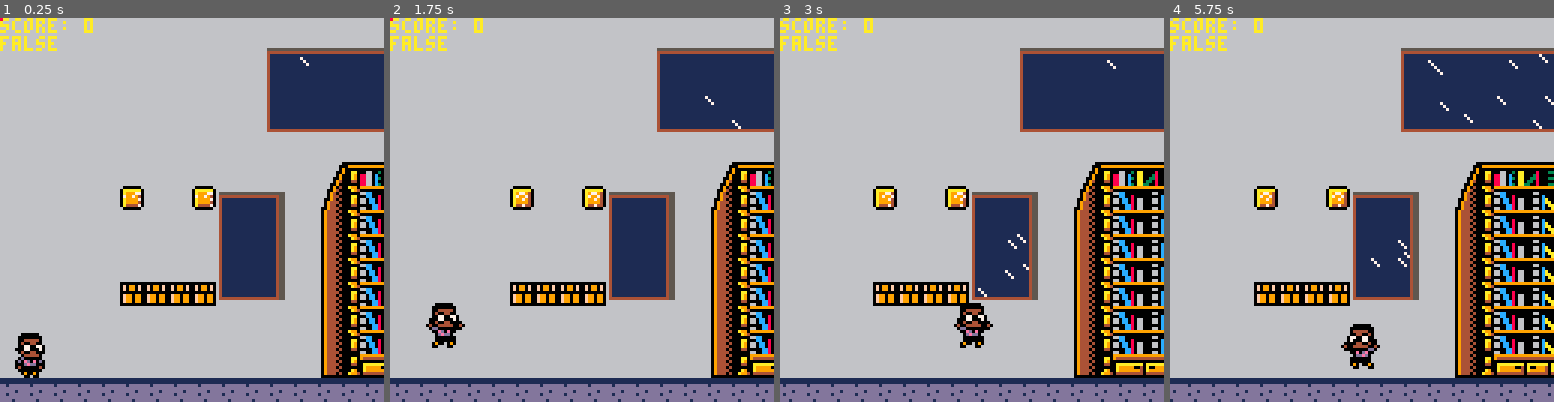
Above: before the commit, frames 1-4 (left to right).
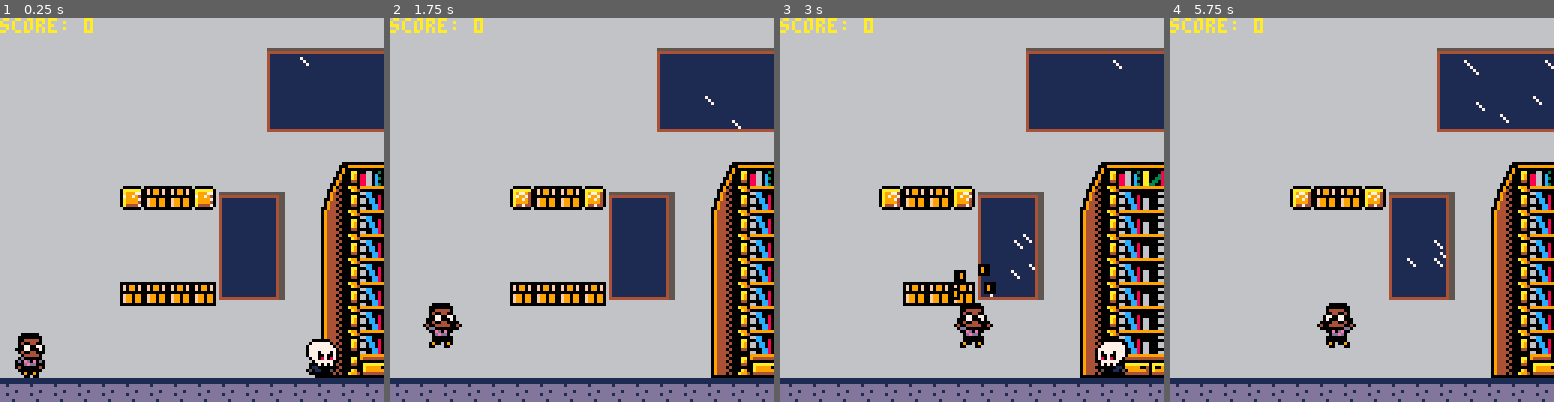
Above: after the commit, the same moments.

Repository: cwrightlibrary/pico-8
Game: PICO-8 cartridge library_game/carts/library-game.p8
The game is run twice, just before and just after one commit, with the same random seed, the same clock (stepped at 60 frames per second) and the same inputs.
Inputs:
- Up to frame 1 (0.25 s): no input
- Up to frame 2 (1.75 s): tap X (X key) at 0.33, 1.07 s; tap O (Z key) at 0.7, 1.7 s; hold Right from 1.6 s (still down)
- Up to frame 3 (3 s): tap X (X key) at 1.85, 2.97 s; release Right at 2.1 s; tap O (Z key) at 2.1, 2.5, 2.9 s; hold Right from 2.47 s (still down)
- Up to frame 4 (5.75 s): release Right at 3.03 s; hold Left 3.08-3.58 s; tap O (Z key) every 0.4 s from 3.3 to 5.7 s; hold Right 4.02-4.68 s; tap X (X key) at 4.08, 5.2 s; hold Left 5.08-5.68 s

The runs differ from the first frame. In frame 1, 1.7% of the frame differs, in the area x 0-89%, y 0-94%; in frame 2, 1.5%; in frame 3, 14%; in frame 4, 24%, in the area x 0-100%, y 4-100%.

Commit message:
Add files via upload

Diff:
--- a/library_game/carts/library-game.p8
+++ b/library_game/carts/library-game.p8
@@ -25,8 +25,28 @@
 
  cam_x=0
  map_start=0
- map_end=1024
+ map_end=340
+ map_end_full=1024
  success=false
+ brick_break=false
+ broken={
+  ceil_x=false,
+  flr_x=false,
+  sp=156,
+  x1=0,
+  x2=0,
+  x3=0,
+  x4=0,
+  y=0,
+  dx1=0,
+  dx2=0,
+  dy=0,
+  max_dx=2,
+  max_dy=3,
+  boost=-2,
+  spawn=false,
+  spawned=true
+ }
 end
 
 function _update60()
@@ -47,16 +67,74 @@
  rain_draw()
  map(0,0)
  fix_platform()
- rectfill(rx1,ry1,rx2,ry2,8)
- add_coin()
- add_brick_coin()
  add_q_brick()
  add_p_brick()
  add_sk()
  add_sk_small()
+ add_coin()
+ add_brick_coin()
  p_draw()
  print('score: '..p.score,cam_x,0,10)
- print(success)
+ break_brick()
+end
+
+function break_brick()
+ if brick_break then
+  local clx=ceil(p.x/8)
+  local fly=flr(p.y/8)
+  local flx=flr(p.x/8)
+  local cly=ceil(p.y/8)
+  if broken.ceil_x then
+   mset(clx,fly,128)
+   broken.ceil_x=false
+  end
+  if broken.flr_x then
+   mset(flx,fly,128)
+   broken.flr_x=false
+  end
+  broken.x1=p.x
+  broken.x2=p.x+8
+  broken.x3=p.x-2
+  broken.x4=p.x+10
+  broken.y=p.y
+  broken.dx=0
+  broken.dy=0
+  broken.spawn=true
+  broken.spawned=true
+  brick_break=false
+ end
+ if broken.spawn then
+  spr(broken.sp,broken.x1,broken.y-13,1,1,false,false)
+  spr(broken.sp,broken.x2,broken.y-15,1,1,true,false)
+  spr(broken.sp,broken.x3,broken.y-7,1,1,false,false)
+  spr(broken.sp,broken.x4,broken.y-9,1,1,true,false)
+  broken.dy+=gravity
+  if broken.spawned then
+   broken.dy=broken.boost
+   broken.dx1=broken.boost/1.2
+   broken.dx2=-broken.boost/1.2
+   broken.spawned=false
+  end
+  if broken.dy>0 then
+   limit_speed(broken.dy,broken.max_dy)
+  end
+  if broken.y>150 then
+   broken.spawn=false
+  end
+ end
+ broken.dx1/=1.2
+ broken.dx2/=1.2
+ if broken.dx1<0 then
+  limit_speed(broken.dx1,broken.max_dx)
+ end
+ if broken.dx2>0 then
+  limit_speed(broken.dx2,broken.max_dx)
+ end
+ broken.x1+=broken.dx1
+ broken.x2+=broken.dx2
+ broken.x3+=broken.dx1
+ broken.x4+=broken.dx2
+ broken.y+=broken.dy
 end
 -->8
 --player
@@ -80,7 +158,7 @@
   falling=false,
   looper=false,
   waiting=0,
-  acc=.25,
+  acc=.22,
   boost=2,
   higher_boost=.75,
   jump_hold=0,
@@ -170,13 +248,34 @@
  --up
  elseif p.dy<0 then
   p.jumping=true
-  if map_collision(p,'up',0) then
+  if map_collision(p,'up',0)
+  and not map_collision(p,'up',7) then
    sfx(3)
    p.dy=0
   end
   if map_collision(p,'up',7) then
-   local cx=ceil(p.x/8)
-   local cy=flr(p.y/8)
+   local clx=ceil(p.x/8)
+   local fly=flr(p.y/8)
+   local flx=flr(p.x/8)
+   local cly=ceil(p.y/8)
+
+   if (mget(clx,fly)==144
+   and mget(flx,fly)==144)
+   or (mget(clx,fly)==144
+   and mget(flx,fly)!=144) then
+    broken.ceil_x=true
+    brick_break=true
+    sfx(-1,2)
+    sfx(5,2)
+    p.dy=0
+   elseif mget(flx,fly)==144
+   and mget(clx,fly)!=144 then
+    broken.flr_x=true
+    brick_break=true
+    sfx(-1,2)
+    sfx(5,2)
+    p.dy=0
+   end
   end
  end
  --left
@@ -206,8 +305,8 @@
  --limit to map
  if p.x<0 then
   p.x=0
- elseif p.x>1010 then
-  p.x=1010
+ elseif p.x>451 then
+  p.x=451
  end
 end
 
@@ -279,20 +378,34 @@
     end
    end
    if sk.is_waiting then
-    sk.flp=true
-    sk.dx-=.04
-    sk.switch=not sk.switch
+    if not sk.hit then
+     sk.flp=true
+     sk.dx-=.04
+     sk.switch=not sk.switch
+    end
    else
-    sk.flp=false
-    sk.dx+=.04
-    sk.switch=not sk.switch
+    if not sk.hit then
+     sk.flp=false
+     sk.dx+=.04
+     sk.switch=not sk.switch
+    end
    end
    if sk.dx>0
    or sk.dx<0 then
     sk.dx=limit_speed(sk.dx,sk.max_dx)
    end
+   if sk.hit then
+    sk.dx=0
+    if not sk.added_coin then
+     add_object('coin',sk.x/8,sk.y/8-2.5,8,8)
+     sfx(6)
+     sk.added_coin=true
+    end
+   end
    sk.x+=sk.dx
-   if object_collide(p.x+3,p.y+1,p.x+3+p.w-6,p.y+1+p.h-1,sk.x+3,sk.y+3,sk.x+3+sk.w-6,sk.y+3+sk.h-3) then
+   if object_collide(p.x+3,p.y+p.h,p.x+3+p.w-6,p.y+p.h+1,sk.x+1,sk.y+2,sk.x+1+sk.w-2,sk.y+3)
+   and not p.jumping
+   and p.falling then
     if sk.hit==false then
      sk.hit=true
     end
@@ -305,7 +418,8 @@
  if #sk_index!=0 then
   for sk in all(sk_index) do
    if time()-sk.anim>.1
-   and abs(sk.dx)>.16 then
+   and abs(sk.dx)>.16
+   and not sk.hit then
     sk.anim=time()
     if sk.sp==64 then
      sk.forward=not sk.forward
@@ -318,6 +432,8 @@
     else
      sk.sp-=2
     end
+   elseif sk.hit then
+    sk.sp=100
    end
   end
  end
@@ -349,20 +465,35 @@
     end
    end
    if sk_small.is_waiting then
-    sk_small.flp=true
-    sk_small.dx-=.025
-    sk_small.switch=not sk_small.switch
+    if not sk_small.hit then
+     sk_small.flp=true
+     sk_small.dx-=.025
+     sk_small.switch=not sk_small.switch
+    end
    else
-    sk_small.flp=false
-    sk_small.dx+=.025
-    sk_small.switch=not sk_small.switch
+    if not sk_small.hit then
+     sk_small.flp=false
+     sk_small.dx+=.025
+     sk_small.switch=not sk_small.switch
+    end
    end
    if sk_small.dx>0
    or sk_small.dx<0 then
     sk_small.dx=limit_speed(sk_small.dx,sk_small.max_dx)
    end
+   if sk_small.hit then
+    sk_small.dx=0
+    if not sk_small.added_coin then
+     add_object('coin',sk_small.x/8,sk_small.y/8-3.5,8,8)
+     sfx(6)
+     sk_small.added_coin=true
+    end
+   end
    sk_small.x+=sk_small.dx
-   if object_collide(p.x+3,p.y+1,p.x+3+p.w-6,p.y+1+p.h-1,sk_small.x+3,sk_small.y+3,sk_small.x+3+sk_small.w-6,sk_small.y+3+sk_small.h-3) then
+   if object_collide(p.x+3,p.y+p.h,p.x+3+p.w-6,p.y+p.h+1,sk_small.x+3,sk_small.y,sk_small.x+1+sk_small.w-3,sk_small.y+1)
+   and not p.jumping
+   and p.falling
+    then
     if sk_small.hit==false then
      sk_small.hit=true
     end
@@ -375,7 +506,8 @@
  if #sk_small_index!=0 then
   for sk_small in all(sk_small_index) do
    if time()-sk_small.anim>.1
-   and abs(sk_small.dx)>.16 then
+   and abs(sk_small.dx)>.16
+   and not sk_small.hit then
     sk_small.anim=time()
     if sk_small.sp==96 then
      sk_small.forward=not sk_small.forward
@@ -388,6 +520,8 @@
     else
      sk_small.sp-=1
     end
+   elseif sk_small.hit then
+    sk_small.sp=112
    end
   end
  end
@@ -524,10 +658,10 @@
     q_brick.sp=155
    end
    --update
-   if object_collide(p.x,p.y+1,p.x+p.w,p.y+1+p.h-2,q_brick.x,(q_brick.y)+8,q_brick.x+q_brick.w,(q_brick.y)+9)
+   if object_collide(p.x+7,p.y+1,p.x+p.w-7,p.y+1+p.h-2,q_brick.x,(q_brick.y)+8,q_brick.x+q_brick.w,(q_brick.y)+9)
    and (p.jumping or p.dy<0)
    and q_brick.start then
-    sfx(3)
+    sfx(2)
     q_brick.hit=true
     p.dy=0
     p.y+=1
@@ -535,7 +669,6 @@
    brick_hit_move(q_brick)
    if q_brick.hit and not q_brick.added_coin then
     add_object('coin',q_brick.x/8,q_brick.y/8-1.5,8,8)
-    success=true
     q_brick.added_coin=true
    end
   end
@@ -730,7 +863,8 @@
    falling=false,
    landed=true,
    boost=3,
-   hit=false
+   hit=false,
+   added_coin=false
   }
   add(sk_index,sk)
  elseif obj_name=='sk_small' then
@@ -755,7 +889,8 @@
    falling=false,
    landed=true,
    boost=3,
-   hit=false
+   hit=false,
+   added_coin=false
   }
   add(sk_small_index,sk_small)
  elseif obj_name=='q_brick' then
@@ -823,6 +958,9 @@
  elseif aim=='coin' then
   x1=obj.x       x2=obj.x+obj.w
   y1=obj.y+obj.h y2=obj.y+2
+ elseif aim=='up_break' then
+  x1=x+8   x2=x+w-7
+  y1=y-1   y2=y
   --rx1=x1 rx2=x2
   --ry1=y1 ry2=y2
  end
@@ -920,18 +1058,18 @@
 07777702077777020777770207777702222222222222222222222222222222222222222222222222000999990099999999999999999999002222222299999999
 07005070070050700700507007005070222222222222222222222222222222222222222222222222000999990990099999999999999009902222222299999999
 0708087007080870070808700708087022222222222222222222222222222222222222222222222200099999090f0099999999999900f0902222222299999999
-20777702207777022077770220777702222222222222222222222222222222222222222222222222000999990900f09999999999990f00900022222299999999
-20070702200707022007070220070702222222222222222222222222222222222222222222222222000999990990099999999999999009900002222299999999
-00000000000000002000002220000022222222222222222222222222222222222222222222222222000999990999999999999999999999900002222299999999
-20020022220002222002002222000222222222222222222222222222222222222222222222222222000000000999999999999999999999900002222200000000
-22222222222222222222222222222222222222222222222222222222222222222222222222222222000000090999999999999999999999900002222299999999
-22222222222222222222222222222222222222222222222222222222222222222222222222222222999999000999999999999999999999900002222299999999
-22222222222222222222222222222222222222222222222222222222222222222222222222222222999009900990099999999999999009900002222299999999
-222222222222222222222222222222222222222222222222222222222222222222222222222222229900f0900900f09999999999990f00900002222299999999
-22222222222222222222222222222222222222222222222222222222222222222222222222222222990f0090090f0099999999999900f0900002222299999999
-22222222222222222222222222222222222222222222222222222222222222222222222222222222999009900990099999999999999009900002222299999999
-22222222222222222222222222222222222222222222222222222222222222222222222222222222999999900099999999999999999999000002222299999999
-22222222222222222222222222222222222222222222222222222222222222222222222222222222999999902000000000000000000000000002222299999999
+20777702207777022077770220777702222222000022222222222222222222222222222222222222000999990900f09999999999990f00900022222299999999
+20070702200707022007070220070702222220777700222222222222222222222222222222222222000999990990099999999999999009900002222299999999
+00000000000000002000002220000022222207777070022222222222222222222222222222222222000999990999999999999999999999900002222299999999
+20020022220002222002002222000222222207777007022222222222222222222222222222222222000000000999999999999999999999900002222200000000
+22222222222222222222222222222222222077777007702222222222222222222222222222222222000000090999999999999999999999900002222299999999
+22000022222222222222222222222222222077770777000222222222222222222222222222222222999999000999999999999999999999900002222299999999
+20777002222222222222222222222222222077700077700222222222222222222222222222222222999009900990099999999999999009900002222299999999
+077005022222222222222222222222222220777700700022222222222222222222222222222222229900f0900900f09999999999990f00900002222299999999
+07005700222222222222222222222222220007777777002222222222222222222222222222222222990f0090090f0099999999999900f0900002222299999999
+07777070222222222222222222222222200100777000000222222222222222222222222222222222999009900990099999999999999009900002222299999999
+00007000222222222222222222222222050110000011105022222222222222222222222222222222999999900099999999999999999999000002222299999999
+00000000222222222222222222222222200000000000020022222222222222222222222222222222999999902000000000000000000000000002222299999999
 66666666666666666666666666666666666666666600000000000000000000000000000000000000200000022000000220000002200000022000000220000002
 666666666666666666666666666666666666666660009999999999999999999999999999999999900aaaaaa00aaaaaa00aaaaaa00aaaaaa00aaaaaa00aaaaaa0
 666666666555555555555555555555566666666660900000000000000000000000000000000000000a9779400a9977400a99977007999970077999400a779940
@@ -942,10 +1080,10 @@
 66666666642222222222222222224556666666009000000088660c30aa33008000338cc886000000200000022000000220000002200000022000000220000002
 00000000642222222222222222224556666666090400a9909999999999999999999999999990a990200000022000000222222222222222222222222222222222
 0f0990f06422222222222222222245566666600940000a94000000000000000000000000000a940007777790077aaaa022222222222222222222222222222222
-0f0990f0642222222222222222224556666660940400000066cc000000000660000000005500000007aaaa900799994022222222222222222222222222222222
-000000006422222222222222222245566666609440000aa000cc008000000000c00000030000aa0007aaaa900a99994022222222222222222222222222222222
-0f9909906422222222222222222245566666009404000a90660cc08066000660ca0008835500a90007aaaa900a99994022222222222222222222222222222222
-0f9909906422222222222222222245566666094440000a90660cc08066000660caa008835500a90007aaaa900a99994022222222222222222222222222222222
+0f0990f0642222222222222222224556666660940400000066cc000000000660000000005500000007aaaa900799994022000022222222222222222222222222
+000000006422222222222222222245566666609440000aa000cc008000000000c00000030000aa0007aaaa900a99994022009022222222222222222222222222
+0f9909906422222222222222222245566666009404000a90660cc08066000660ca0008835500a90007aaaa900a99994022009022222222222222222222222222
+0f9909906422222222222222222245566666094440000a90660cc08066000660caa008835500a90007aaaa900a99994022000022222222222222222222222222
 0f99099064222222222222222222455666660944040004400000cc8066000000c0aa088300004400099999900444444022222222222222222222222222222222
 0000000064222222222222222222455666600944400000006600cc8066000660c00aa88355000000200000022000000222222222222222222222222222222222
 11111111642222222222222222224556666094440400000099999999999999999999999999400000222222222222222222222222222222222222222222222222
@@ -965,24 +1103,24 @@
 a99999996666666600066666000666666660944421444912221491222219a1222219412221444912221491222277a12222194722222222222222222222222222
 44444449666666660006666600066666666000002211112222211222222112222221122222111122222112222221122222277222222222222222222222222222
 __gff__
-0000000000000000000000000000000000000000000000000000000000000000000000000000000000000000000000000000000000000000000000000000000004040404040404040404000202020000000000000000000000000000000000000000000000000000000000020202000000000000000000000000020000000000
+0000000000000000000000000000000000000000000000000000000000000000000000000000000000000000000000000000000000000000000000000000000004040404040404040404000202020000000000000000000000000000000000000404040400000000000000020202000004000000000000000000020000000000
 0000000000020202020203030303030383000000000000000000030300000000030000000000000000000000000000000303000000040404040404040400000000000000000000000000000000000000000000000000000000000000000000000000000000000000000000000000000000000000000000000000000000000000
 __map__
 8080808080808080808080808080808080808080808080808080808080808080808080808080808080808080808080808080808080808080808080808080808080808080808080808080808080808080808080808080808080808080808080808080808080808080808080808080808080808080808080808080808080808080
 8080808080808080808080818282828282828282838080808080808080808080808080808080808080808080808080808080808080808080808080808080808080808080808080808080808080808080808080808080808080808080808080808080808080808080808080808080808080808080808080808080808080808080
 8080808080808080808080919292929292929292938080808080808080808080808080808080808080808080808080808080808080808080808080808080808080808080808080808080808080808080808080808080808080808080808080808080808080808080808080808080808080808080808080808080808080808080
-808080808080808080808091929292929292929293808080808080808080808080808080808080808a80808a808080808080808080808080808080808080808080808080808080808080808080808080808080808080808080808080808080808080808080808080808080808080808080808080808080808080808080808080
-8080808080808080808080a1a2a2a2a2a2a2a2a2a38080908080808080808080808080808080808080808080808080808080808080808080808080808080808080808080808080808080808080808080808080808080808080808080808080808080808080808080808080808080808080808080808080808080808080808080
+8080808080808080808080919292929292929292938080808080808080808080808080808080808080808080808080808080808080808080808080808080808080808080808080808080808080808080808080808080808080808080808080808080808080808080808080808080808080808080808080808080808080808080
+8080808080808080808080a1a2a2a2a2a2a2a2a2a380809080808080808080808080808080808080808080808080808a908a808080808080808080808080808080808080808080808080808080808080808080808080808080808080808080808080808080808080808080808080808080808080808080808080808080808080
 8080808080808080808080808080808080808080808080808080808080808080808090808080808080808080808080808080808080808080808080808080808080808080808080808080808080808080808080808080808080808080808080808080808080808080808080808080808080808080808080808080808080808080
 8080808080808080808080808084858687888980808080808080908080808080808090808080806080808080808080808080808080808080808080808080808080808080808080808080808080808080808080808080808080808080808080808080808080808080808080808080808080808080808080808080808080808080
-80808080808a80808a8182838094959697989980818283808080808080808080808090808080809090909090908080808080808080808080808080808080808080808080808080808080808080808080808080808080808080808080808080808080808080808080808080808080808080808080808080808080808080808080
-80808080808080808091929380a4959697989980919293808080808080908080808090808080808080808080808080808080808080808080808080808080808080808080808080808080808080808080808080808080808080808080808080808080808080808080808080808080808080808080808080808080808080808080
-80808080808080808091929380a4959697989980919293808080808080808080808090808080808080808080808080808080808080808080808080808080808080808080808080808080808080808080808080808080808080808080808080808080808080808080808080808080808080808080808080808080808080808080
-80808080808080808091929380a4959697989980919293808080808080808080808090808080808080808080808080808080808080808080808080808080808080808080808080808080808080808080808080808080808080808080808080808080808080808080808080808080808080808080808080808080808080808080
-808080808090909090a1a2a380a4959697989980a1a2a3808080808a8080808a808090909090908080808080808080808080808080808080808080808080808080808080808080808080808080808080808080808080808080808080808080808080808080808080808080808080808080808080808080808080808080808080
-80808080808080808080808080a4959697989980808080808080808080808080808080808080808080808080808080808080808080808080808080808080808080808080808080808080808080808080808080808080808080808080808080808080808080808080808080808080808080808080808080808080808080808080
-80808080808080808080808080a4959697989980808080808080808080808080808080808080808080808080808080808080808080808080808080808080808080808080808080808080808080808080808080808080808080808080808080808080808080808080808080808080808080808080808080808080808080808080
-80808080808080808080808080b4a5a6a7a8a980808080808080808080808080808080808080808080808080808080808080808080808080808080808080808080808080808080808080808080808080808080808080808080808080808080808080808080808080808080808080808080808080808080808080808080808080
+80808080808a90908a8182838094959697989980818283808080808080808080808090808080809090909090908080808080808080808080808080808080808080808080808080808080808080808080808080808080808080808080808080808080808080808080808080808080808080808080808080808080808080808080
+80808080808080808091929380a495969798998091929380808080808090808080809080808080808080808080804b4c4c4c4d4e80808080808080808080808080808080808080808080808080808080808080808080808080808080808080808080808080808080808080808080808080808080808080808080808080808080
+80808080808080808091929380a495969798998091929380808080808080808080809080808080808080808080804f7f7f7f5f5e80808080808080808080808080808080808080808080808080808080808080808080808080808080808080808080808080808080808080808080808080808080808080808080808080808080
+80808080808080808091929380a495969798998091929380808080808080808080809080808080808080808080804f7f7f7f5f5e80808080808080808080808080808080808080808080808080808080808080808080808080808080808080808080808080808080808080808080808080808080808080808080808080808080
+808080808090909090a1a2a380a4959697989980a1a2a3808080808a8080808a8080908a908a90808080808080804f7f7f7f5f5e80808080808080808080808080808080808080808080808080808080808080808080808080808080808080808080808080808080808080808080808080808080808080808080808080808080
+80808080808080808080808080a4959697989980808080808080808080808080808080808080808080804b4c4c4c4c4c7a4a5f5e80808080808080808080808080808080808080808080808080808080808080808080808080808080808080808080808080808080808080808080808080808080808080808080808080808080
+80808080808080808080808040a4959697989980808080808080808080808080808080808080808080804f7f7f7f7f7f5f5a5f5e80808080808080808080808080808080808080808080808080808080808080808080808080808080808080808080808080808080808080808080808080808080808080808080808080808080
+80808080808080808080808080b4a5a6a7a8a980808060808080808080808080808080808080808080805b5c5c5c5c5c5d6a5d5e80808080808080808080808080808080808080808080808080808080808080808080808080808080808080808080808080808080808080808080808080808080808080808080808080808080
 a0a0a0a0a0a0a0a0a0a0a0a0a0a0a0a0a0a0a0a0a0a0a0a0a0a0a0a0a0a0a0a0a0a0a0a0a0a0a0a0a0a0a0a0a0a0a0a0a0a0a0a0a0a0a0a0a0a0a0a0a0a0a0a0a0a0a0a0a0a0a0a0a0a0a0a0a0a0a0a0a0a0a0a0a0a0a0a0a0a0a0a0a0a0a0a0a0a0a0a0a0a0a0a0a0a0a0a0a0a0a0a0a0a0a0a0a0a0a0a0a0a0a0a0a0a0a0a0
 
 
Not shown, changed: the sound effects (__sfx__) section of library_game/carts/library-game.p8
